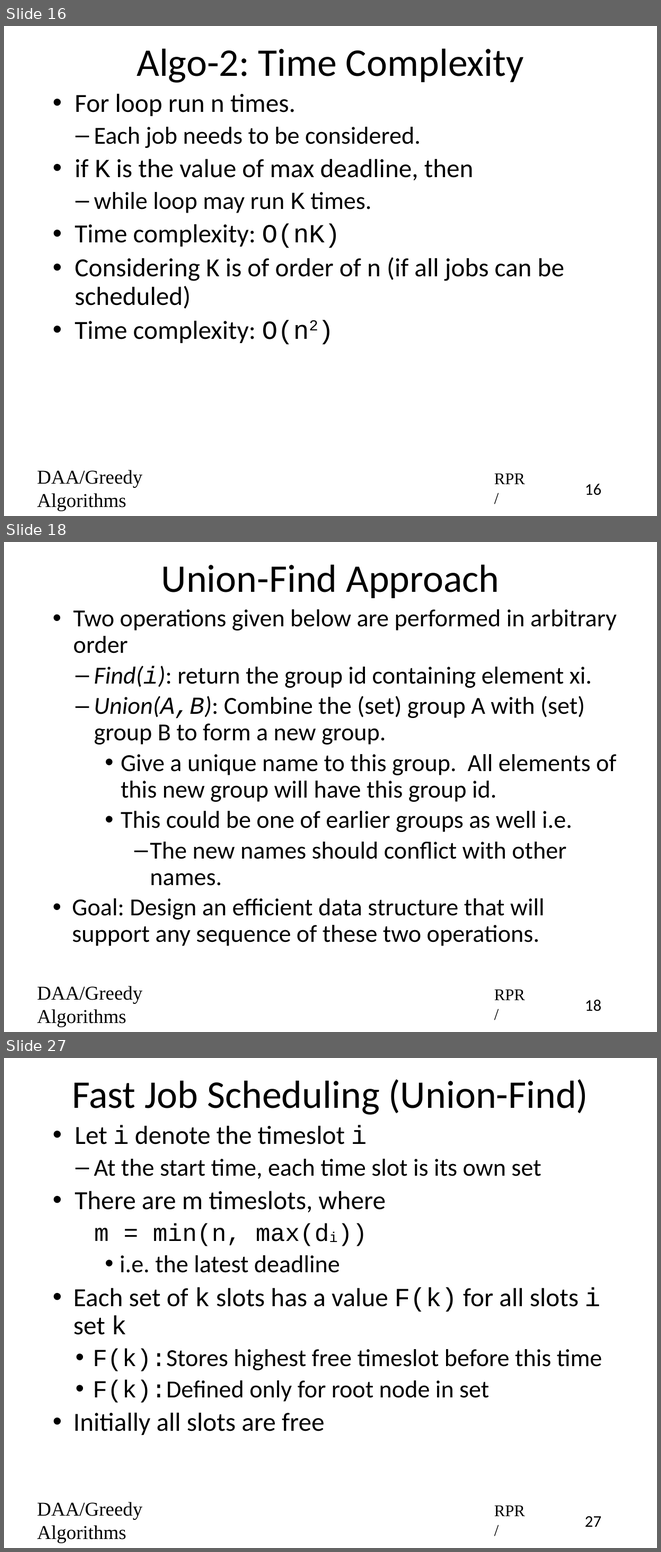
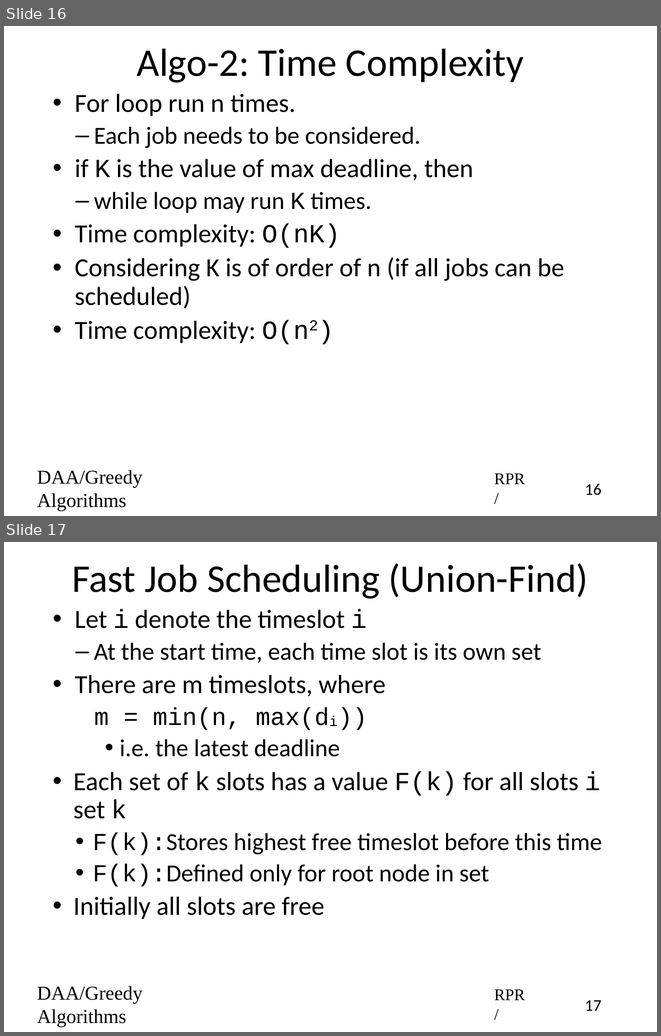
Before and after one commit to rprustagi/2019-17CS43-DAA, a slide deck: Slides-RPR/2019-H1-DAA-L23-Greedy-Algo-JobScheduling.pptx. Shown one above the other, each under a label of ours: slides 16, 18 and 27 before the commit, slides 16 and 17 after it; the slides between them are not shown. The pictures are 661x1552 and 661x1036 pixels, drawn with LibreOffice and Linux fonts; fonts in the diff are those of the drawing. Boxes give left, top, right and bottom in pixels: in the first picture for what was removed or moved away, otherwise in the second. Text is boxed around its words. In the diff, an @@ line names an element or a change of style, - is before the commit and + after.

```diff
--- a/Slides-RPR/2019-H1-DAA-L23-Greedy-Algo-JobScheduling.pptx
+++ b/Slides-RPR/2019-H1-DAA-L23-Greedy-Algo-JobScheduling.pptx
@@ slide 18 removed at (x1=4, y1=542, x2=657, y2=1032), background #FFFFFF @@
@@ title removed at (x1=161, y1=564, x2=499, y2=598) @@
-Union-Find Approach
@@ text removed at (x1=72, y1=609, x2=617, y2=946) @@
-• Two operations given below are performed in arbitrary order
-  – Find(i): return the group id containing element xi.
-  – Union(A,B): Combine the (set) group A with (set) group B to form a new group.
-    • Give a unique name to this group. All elements of this new group will have this group id.
-    • This could be one of earlier groups as well i.e.
-      – The new names should conflict with other names.
-• Goal: Design an efficient data structure that will support any sequence of these two operations.
@@ text removed at (x1=37, y1=986, x2=142, y2=1027) @@
-DAA/Greedy Algorithms
@@ text removed at (x1=494, y1=989, x2=525, y2=1000) @@
-RPR/
@@ page number removed at (x1=585, y1=999, x2=601, y2=1011) @@
-18
@@ what was slide 27 is now slide 17 @@
@@ page number at (x1=585, y1=1000, x2=601, y2=1011): text changed @@
-27
+17
```
Also in this commit, not shown: 3 slides changed, 9 other slides removed, 9 other files.
